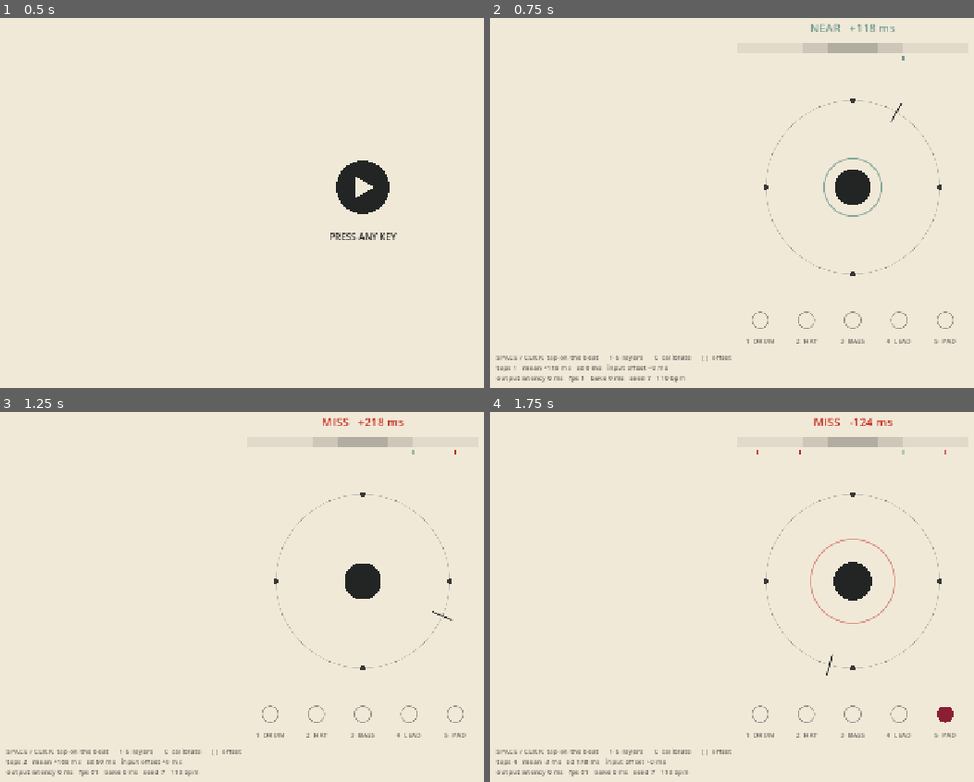
Above: before the commit, frames 1-4 (two rows, left to right).
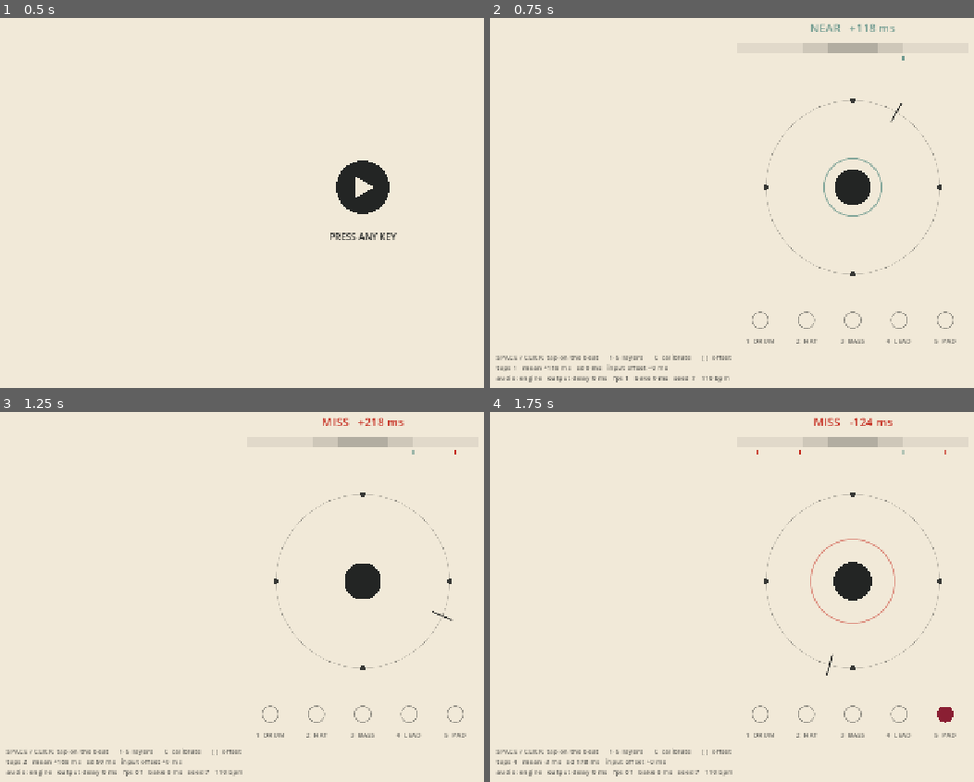
Above: after the commit, the same moments.

Repository: Jetsom22/RhythmMellow
Game: Godot game, scene res://main.tscn
Two runs of this game, one before a commit and one after it. Both use one fixed random seed, a clock stepped at 60 frames per second and the inputs below.
Inputs (mouse positions are in pixels of both pictures, inside the frame that each line leads up to):
- Up to frame 1 (0.5 s): no input
- Up to frame 2 (0.75 s): tap Enter at 0.5 s; move the mouse to (outside the picture) at 0.52 s; tap 1 at 0.6 s; click (outside the picture) at 0.67 s
- Up to frame 3 (1.25 s): tap Space at 0.77 s
- Up to frame 4 (1.75 s): move the mouse to (702, 600) at 1.27 s; tap 5 at 1.35 s; click (702, 600) at 1.42 s; tap Space at 1.52 s

Frame 1 is identical in both runs. In frame 2, 0.4% of the frame differs, in the area x 1-50%, y 96-99%; in frame 3, 0.4%, in the area x 1-51%, y 96-99%; in frame 4, 0.4%.

Commit message:
fix(godot): on the web, hand the loops to the browser's audio thread; clock reads from the audio in both backends
Co-Authored-By: Claude Fable 5.2 <noreply@anthropic.com>
Claude-Session: https://claude.ai/code/session_011Tvm9pGyfdaXZGHcRBbo36

Diff:
--- a/godot/audio/mixer.gd
+++ b/godot/audio/mixer.gd
@@ -1,28 +1,35 @@
 class_name LayerMixer
 extends Node
 ## Plays the baked loops of every layer in lock-step and fades them in and out.
+## Two ways of getting them out of the speakers:
+##   web:    the browser's audio thread (WebAudio), because Godot's web audio cannot hold a beat
+##   native: the engine's mixer, which loops to the exact sample on its own thread
+## Either way the clock is read back from the audio, never from the system clock.
 
 const BUSES: Array[String] = ["drum", "hat", "bass", "lead", "pad", "tick"]
 
-var players: Dictionary = {}     # id -> AudioStreamPlayer
 var target: Dictionary = {}      # id -> linear gain
-var _gain: Dictionary = {}
-var _shots: Dictionary = {}      # name -> AudioStreamPlayer
 var bake_ms: Dictionary = {}
 var loop_seconds := 0.0
+var backend := "engine"
 
-func _player(stream: AudioStream, one_shot: bool = false) -> AudioStreamPlayer:
+var _web: WebAudio = null
+var _players: Dictionary = {}    # id -> AudioStreamPlayer (native)
+var _shots: Dictionary = {}
+var _gain: Dictionary = {}
+var _sent: Dictionary = {}
+var _wraps := 0
+var _last_raw := 0.0
+
+func _ready() -> void:
+	if WebAudio.available():
+		_web = WebAudio.new()
+		_web.install()
+		backend = "browser audio thread"
+
+func _player(stream: AudioStream) -> AudioStreamPlayer:
 	var p := AudioStreamPlayer.new()
 	p.stream = stream
-	if one_shot:
-		# Short sounds never loop, so on the web they can take the low-latency path.
-		if OS.has_feature("web"):
-			p.playback_type = AudioServer.PLAYBACK_TYPE_SAMPLE
-		add_child(p)
-		return p
-	# Always mixed by the engine ("stream"), on the web too. The web's "sample" path restarts a
-	# loop only after it has ended, so every lap comes in late and the layers drift apart:
-	# measured 16 to 37 ms per lap. The engine's own mixer loops to the exact sample.
 	p.playback_type = AudioServer.PLAYBACK_TYPE_STREAM
 	add_child(p)
 	return p
@@ -33,29 +40,64 @@
 	var notes: Array = song.tick if id == "tick" else song.layers[id]
 	var buf := Synth.render(notes, song.loop_steps, bpm)
 	loop_seconds = float(buf.size()) / Synth.SR
-	var p := _player(Synth.to_stream(buf, true))
-	p.volume_db = -80.0
-	players[id] = p
+	if _web:
+		_web.add_loop(id, buf)
+	else:
+		var p := _player(Synth.to_stream(buf, true))
+		p.volume_db = -80.0
+		_players[id] = p
 	target[id] = 0.0
 	_gain[id] = 0.0
+	_sent[id] = -1.0
 	bake_ms[id] = (Time.get_ticks_usec() - t0) / 1000.0
 	return bake_ms[id]
 
 func bake_shots() -> void:
-	_shots["perfect"] = _player(Synth.to_stream(Synth.ping([1318.5, 1760.0], 0.12, 0.25), false), true)
-	_shots["near"] = _player(Synth.to_stream(Synth.ping([880.0], 0.1, 0.18), false), true)
-	_shots["miss"] = _player(Synth.to_stream(Synth.ping([196.0], 0.08, 0.2), false), true)
+	var shots := {
+		"perfect": Synth.ping([1318.5, 1760.0], 0.12, 0.25),
+		"near": Synth.ping([880.0], 0.1, 0.18),
+		"miss": Synth.ping([196.0], 0.08, 0.2),
+	}
+	for id in shots:
+		if _web:
+			_web.add_shot(id, shots[id])
+		else:
+			_shots[id] = _player(Synth.to_stream(shots[id], false))
 
-## Start every loop in the same frame.
+## Start every loop at the same instant.
 func start() -> void:
-	for id in players:
-		players[id].play()
+	if _web:
+		_web.start()
+	else:
+		for id in _players:
+			_players[id].play()
+
+## Song time being heard right now, read from the audio itself.
+func heard_time() -> float:
+	if _web:
+		return _web.time()
+	var ref: AudioStreamPlayer = _players["tick"]
+	var raw := ref.get_playback_position()
+	if raw < _last_raw - loop_seconds * 0.5:
+		_wraps += 1         # the position returns to zero every lap
+	_last_raw = raw
+	return _wraps * loop_seconds + raw + AudioServer.get_time_since_last_mix() - AudioServer.get_output_latency()
+
+func delay_ms() -> float:
+	return _web.delay_ms() if _web else AudioServer.get_output_latency() * 1000.0
 
 func shot(shot_name: String) -> void:
-	if _shots.has(shot_name):
+	if _web:
+		_web.shot(shot_name)
+	elif _shots.has(shot_name):
 		_shots[shot_name].play()
 
 func _process(delta: float) -> void:
-	for id in players:
-		_gain[id] = lerpf(_gain[id], target[id], minf(1.0, delta * 14.0))
-		players[id].volume_db = linear_to_db(maxf(_gain[id], 0.0001))
+	for id in target:
+		if _web:
+			if _sent[id] != target[id]:
+				_sent[id] = target[id]
+				_web.set_gain(id, target[id])
+		else:
+			_gain[id] = lerpf(_gain[id], target[id], minf(1.0, delta * 14.0))
+			_players[id].volume_db = linear_to_db(maxf(_gain[id], 0.0001))
--- a/godot/audio/synth.gd
+++ b/godot/audio/synth.gd
@@ -135,11 +135,16 @@
 		_tone(buf, 0, float(f), dur, vel)
 	return buf
 
-static func to_stream(buf: PackedFloat32Array, looping: bool) -> AudioStreamWAV:
+## 16-bit little-endian samples.
+static func to_pcm16(buf: PackedFloat32Array) -> PackedByteArray:
 	var bytes := PackedByteArray()
 	bytes.resize(buf.size() * 2)
 	for i in buf.size():
 		bytes.encode_s16(i * 2, int(clampf(buf[i], -1.0, 1.0) * 32767.0))
+	return bytes
+
+static func to_stream(buf: PackedFloat32Array, looping: bool) -> AudioStreamWAV:
+	var bytes := to_pcm16(buf)
 	var s := AudioStreamWAV.new()
 	s.format = AudioStreamWAV.FORMAT_16_BITS
 	s.mix_rate = SR
--- /dev/null
+++ b/godot/audio/web_audio.gd
@@ -0,0 +1,94 @@
+class_name WebAudio
+extends RefCounted
+## Web only: hands the baked loops straight to the browser's audio thread.
+##
+## Godot's own web audio cannot hold a beat. Its low-latency path restarts a loop only after
+## it has ended (measured: every lap 16 to 37 ms late). Its mixed path runs on the same thread
+## as the game, so on a slow device the sound breaks up and slips. The browser's audio thread
+## does neither: it loops to the exact sample and is not held up by the game.
+## Native builds do not use this; there the engine's mixer is on its own thread.
+
+const LIB := """
+window.__rmA = window.__rmA || (function () {
+  const ctx = window.__rmCtx;
+  const loops = {}, shots = {}, gains = {};
+  let t0 = null;
+  const master = ctx.createGain();
+  master.gain.value = 0.9;
+  master.connect(ctx.destination);
+  function buffer(b64, rate) {
+    const bin = atob(b64), n = bin.length >> 1;
+    const b = ctx.createBuffer(1, n, rate), d = b.getChannelData(0);
+    for (let i = 0; i < n; i++) {
+      let v = bin.charCodeAt(2 * i) | (bin.charCodeAt(2 * i + 1) << 8);
+      if (v >= 32768) v -= 65536;
+      d[i] = v / 32768;
+    }
+    return b;
+  }
+  const delay = () => (ctx.outputLatency || 0) + (ctx.baseLatency || 0);
+  return {
+    addLoop(id, b64, rate) {
+      loops[id] = buffer(b64, rate);
+      const g = ctx.createGain();
+      g.gain.value = 0;
+      g.connect(master);
+      gains[id] = g;
+    },
+    addShot(id, b64, rate) { shots[id] = buffer(b64, rate); },
+    // Every loop is scheduled for the same instant on the audio clock, and loops natively.
+    start() {
+      if (ctx.state !== 'running') ctx.resume();
+      t0 = ctx.currentTime + 0.12;
+      for (const id in loops) {
+        const s = ctx.createBufferSource();
+        s.buffer = loops[id];
+        s.loop = true;
+        s.connect(gains[id]);
+        s.start(t0);
+      }
+    },
+    // Song time the listener is hearing now.
+    time() { return t0 === null ? -1000 : ctx.currentTime - t0 - delay(); },
+    delay,
+    gain(id, v) { if (gains[id]) gains[id].gain.setTargetAtTime(v, ctx.currentTime, 0.04); },
+    shot(id) {
+      if (!shots[id]) return;
+      const s = ctx.createBufferSource();
+      s.buffer = shots[id];
+      s.connect(master);
+      s.start();
+    },
+  };
+})();
+"""
+
+static func available() -> bool:
+	return OS.has_feature("web") and bool(JavaScriptBridge.eval("!!(window.__rmCtx && window.__rmCtx.createBufferSource)", true))
+
+func install() -> void:
+	JavaScriptBridge.eval(LIB, true)
+
+static func _b64(pcm: PackedFloat32Array) -> String:
+	return Marshalls.raw_to_base64(Synth.to_pcm16(pcm))
+
+func add_loop(id: String, pcm: PackedFloat32Array) -> void:
+	JavaScriptBridge.eval("window.__rmA.addLoop('%s','%s',%d);" % [id, _b64(pcm), Synth.SR], true)
+
+func add_shot(id: String, pcm: PackedFloat32Array) -> void:
+	JavaScriptBridge.eval("window.__rmA.addShot('%s','%s',%d);" % [id, _b64(pcm), Synth.SR], true)
+
+func start() -> void:
+	JavaScriptBridge.eval("window.__rmA.start();", true)
+
+func time() -> float:
+	return float(JavaScriptBridge.eval("window.__rmA.time()", true))
+
+func delay_ms() -> float:
+	return float(JavaScriptBridge.eval("window.__rmA.delay()", true)) * 1000.0
+
+func set_gain(id: String, v: float) -> void:
+	JavaScriptBridge.eval("window.__rmA.gain('%s',%f);" % [id, v], true)
+
+func shot(id: String) -> void:
+	JavaScriptBridge.eval("window.__rmA.shot('%s');" % id, true)
--- a/godot/core/beat_clock.gd
+++ b/godot/core/beat_clock.gd
@@ -20,14 +20,10 @@
 var input_offset_ms := 0.0
 
 var running := false
+## Where time comes from: a function returning the song time being heard, read from the audio.
+## The system clock is only used to glide between readings; on its own it drifts from the sound.
+var _source: Callable = Callable()
 var _begin_usec := 0
-var _latency := 0.0
-## When set, time is read from the audio itself: the playing position of one looping layer.
-## The system clock drifts away from the sound; the sound cannot drift away from itself.
-var _ref: AudioStreamPlayer = null
-var _loop_len := 0.0
-var _wraps := 0
-var _last_raw := 0.0
 var _heard := 0.0
 var _heard_usec := 0
 
@@ -43,37 +39,20 @@
 func sec_per_step() -> float:
 	return 60.0 / bpm / steps_per_beat
 
-## Call in the same frame the looping layers start playing.
-## `reference` is one of those layers and `loop_len` its length in seconds.
-func start(reference: AudioStreamPlayer = null, loop_len: float = 0.0) -> void:
+## Call in the same frame the looping layers start. `source` returns heard song time in seconds.
+func start(source: Callable = Callable()) -> void:
+	_source = source
 	_begin_usec = Time.get_ticks_usec()
-	_latency = AudioServer.get_output_latency()
-	_ref = reference
-	_loop_len = loop_len
-	_wraps = 0
-	_last_raw = 0.0
-	_heard = -_latency
+	_heard = source.call() if source.is_valid() else 0.0
 	_heard_usec = _begin_usec
 	running = true
 
-func latency_ms() -> float:
-	return _latency * 1000.0
-
-## Delay the engine cannot see: on the web, the browser's own output path after the engine's mixer.
-func set_device_latency(seconds: float) -> void:
-	_latency = AudioServer.get_output_latency() + maxf(0.0, seconds)
-
 func _process(_delta: float) -> void:
-	if not running or _ref == null:
+	if not running or not _source.is_valid():
 		return
-	# The position jumps back to zero each time the loop comes round: count the laps.
-	var raw := _ref.get_playback_position()
-	if raw < _last_raw - _loop_len * 0.5:
-		_wraps += 1
-	_last_raw = raw
-	var t := _wraps * _loop_len + raw + AudioServer.get_time_since_last_mix() - _latency
-	# The mixer reports in chunks; never let the clock step backwards.
+	var t: float = _source.call()
 	var now := Time.get_ticks_usec()
+	# Audio time arrives in small jumps. Glide toward it; snap only if it is far off.
 	var coast := _heard + float(now - _heard_usec) / 1000000.0
 	_heard = t if absf(t - coast) > 0.05 else lerpf(coast, t, 0.2)
 	_heard_usec = now
@@ -83,8 +62,8 @@
 	return heard_time_at(Time.get_ticks_usec())
 
 func heard_time_at(usec: int) -> float:
-	if _ref == null:
-		return float(usec - _begin_usec) / 1000000.0 - _latency
+	if not _source.is_valid():
+		return float(usec - _begin_usec) / 1000000.0
 	return _heard + float(usec - _heard_usec) / 1000000.0
 
 func step_f() -> float:
--- a/godot/main.gd
+++ b/godot/main.gd
@@ -19,7 +19,6 @@
 var last_at := -10.0
 var seed_value := 7
 var _push := 0.0
-var _device_checked := 0.0
 
 func _ready() -> void:
 	if OS.has_feature("web"):
@@ -86,18 +85,11 @@
 		if bake_queue.is_empty():
 			mixer.bake_shots()
 			mixer.start()
-			Beat.start(mixer.players["tick"], mixer.loop_seconds)
+			Beat.start(mixer.heard_time)
 			state = "playing"
 			_apply()
 		else:
 			mixer.bake(song, bake_queue.pop_front(), Beat.bpm)
-	if state == "playing" and OS.has_feature("web") and _device_checked < 6.0:
-		# The browser only knows its real output delay once sound has been flowing for a moment.
-		var before := _device_checked
-		_device_checked += delta
-		if int(before) != int(_device_checked):
-			var v: Variant = JavaScriptBridge.eval("(window.__rmCtx ? (window.__rmCtx.outputLatency || 0) + (window.__rmCtx.baseLatency || 0) : 0)", true)
-			Beat.set_device_latency(float(v))
 	_push += delta
 	if _push > 0.2 and OS.has_feature("web"):
 		_push = 0.0
@@ -107,9 +99,9 @@
 
 func _report() -> Dictionary:
 	return {
-		"state": state, "step": Beat.step_f() if Beat.running else -1.0, "latencyMs": Beat.latency_ms(),
+		"state": state, "step": Beat.step_f() if Beat.running else -1.0, "latencyMs": mixer.delay_ms(),
 		"bakeMs": mixer.bake_ms, "presses": presses, "last": last, "inputOffsetMs": Beat.input_offset_ms,
-		"fps": Engine.get_frames_per_second(), "seed": seed_value, "audio": "stream, clock from playback position",
+		"fps": Engine.get_frames_per_second(), "seed": seed_value, "audio": mixer.backend,
 	}
 
 func _draw() -> void:
@@ -183,7 +175,7 @@
 	var lines := [
 		"SPACE / CLICK  tap on the beat      1-5  layers      C  calibrate      [ ]  offset",
 		"taps %d   mean %+.0f ms   sd %.0f ms   input offset %+.0f ms" % [presses.size(), mean, sd, Beat.input_offset_ms],
-		"output latency %.0f ms   fps %d   bake %s ms   seed %d   %d bpm" % [Beat.latency_ms(), Engine.get_frames_per_second(), _bake_text(), seed_value, int(Beat.bpm)],
+		"audio: %s   output delay %.0f ms   fps %d   bake %s ms   seed %d   %d bpm" % [mixer.backend, mixer.delay_ms(), Engine.get_frames_per_second(), _bake_text(), seed_value, int(Beat.bpm)],
 	]
 	for i in lines.size():
 		_text(font, Vector2(24, size.y - 62 + i * 18), lines[i], 12, Color(INK, 0.7), false)
Not shown, added: godot/audio/web_audio.gd.uid
